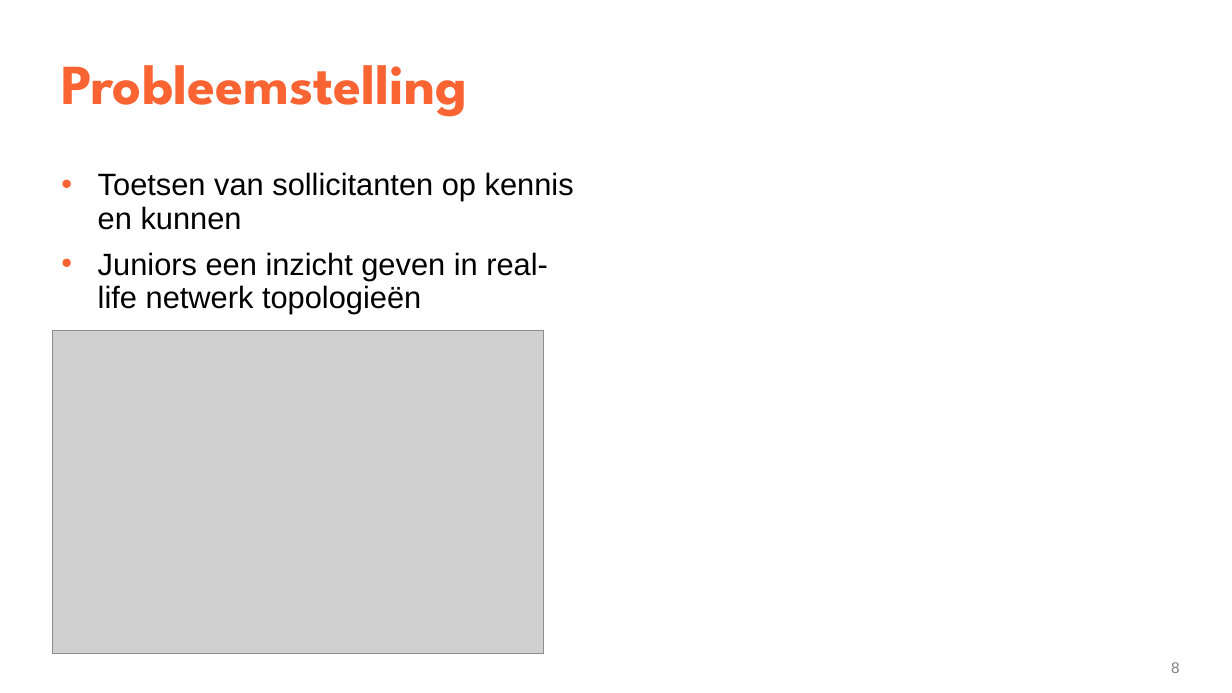
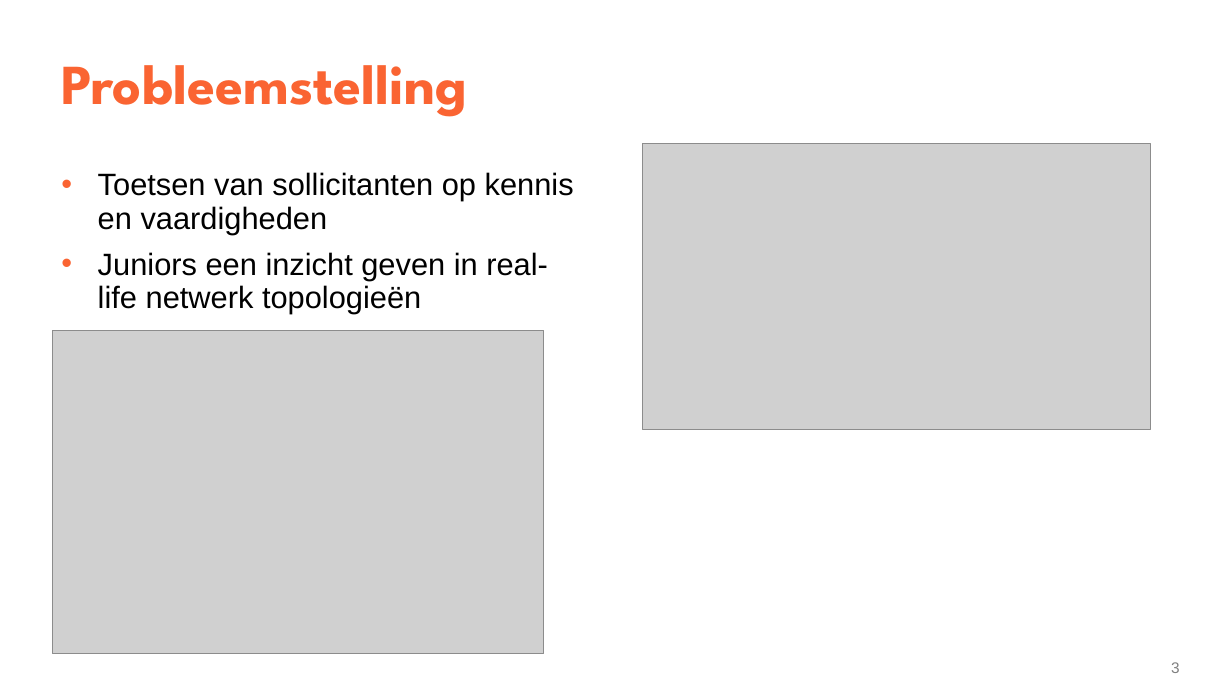
Before and after one commit to YenteLens/ylbachelorproef, a slide deck: slide 3 of Presentatie/eindpresentatie.pptx (slide 8 before the commit). Drawn at 1232x693 pixels with LibreOffice and Linux fonts; fonts in the diff are those of the drawing; grey boxes stand for pictures. Boxes give left, top, right and bottom in pixels: in the first picture for what was removed or moved away, otherwise in the second. Text is boxed around its words. In the diff, an @@ line names an element or a change of style, - is before the commit and + after.

```diff
--- a/Presentatie/eindpresentatie.pptx
+++ b/Presentatie/eindpresentatie.pptx
@@ picture added at [642, 143, 1151, 429] @@
@@ text at [98, 172, 574, 234]: text changed @@
-  • Toetsen van sollicitanten op kennis en kunnen
+  • Toetsen van sollicitanten op kennis en vaardigheden
```
Also in this commit, not shown: 3 other slides changed, 8 slides added, 5 slides removed.
